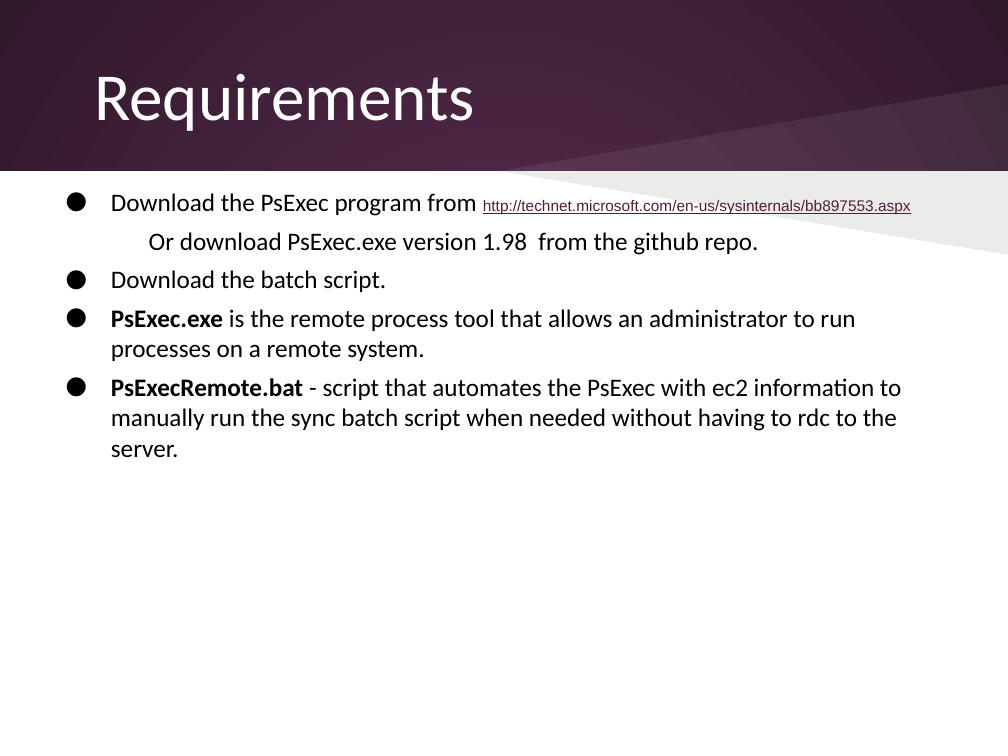
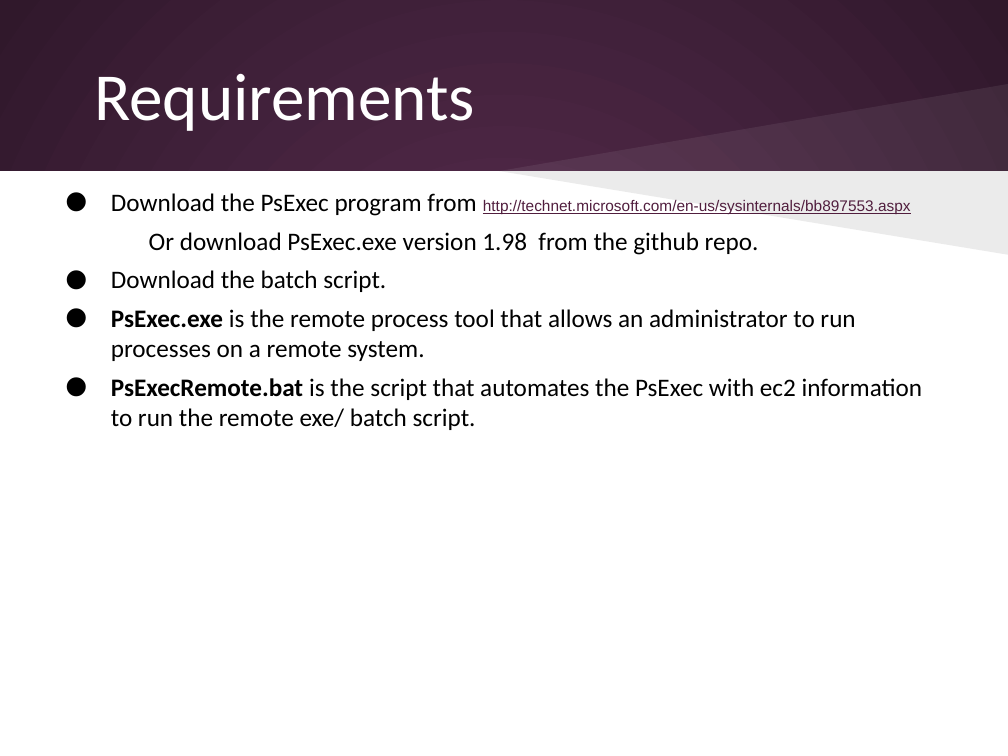
Before and after one commit to vijayphilip/PsExecRemoteWinEC2, a slide deck: slide 3 of PsExecRemote.pptx. Drawn at 1008x756 pixels with LibreOffice and Linux fonts; fonts in the diff are those of the drawing. Boxes give left, top, right and bottom in pixels: in the first picture for what was removed or moved away, otherwise in the second. Text is boxed around its words. In the diff, an @@ line names an element or a change of style, - is before the commit and + after.

Commit message:
Updated Slide

```diff
--- a/PsExecRemote.pptx
+++ b/PsExecRemote.pptx
@@ text at [111,378,923,430]: text changed @@
-• PsExecRemote.bat - script that automates the PsExec with ec2 information to manually run the sync batch script when needed without having to rdc to the server.
+• PsExecRemote.bat is the script that automates the PsExec with ec2 information to run the remote exe/ batch script.
```
Also in this commit, not shown: 1 other file.
